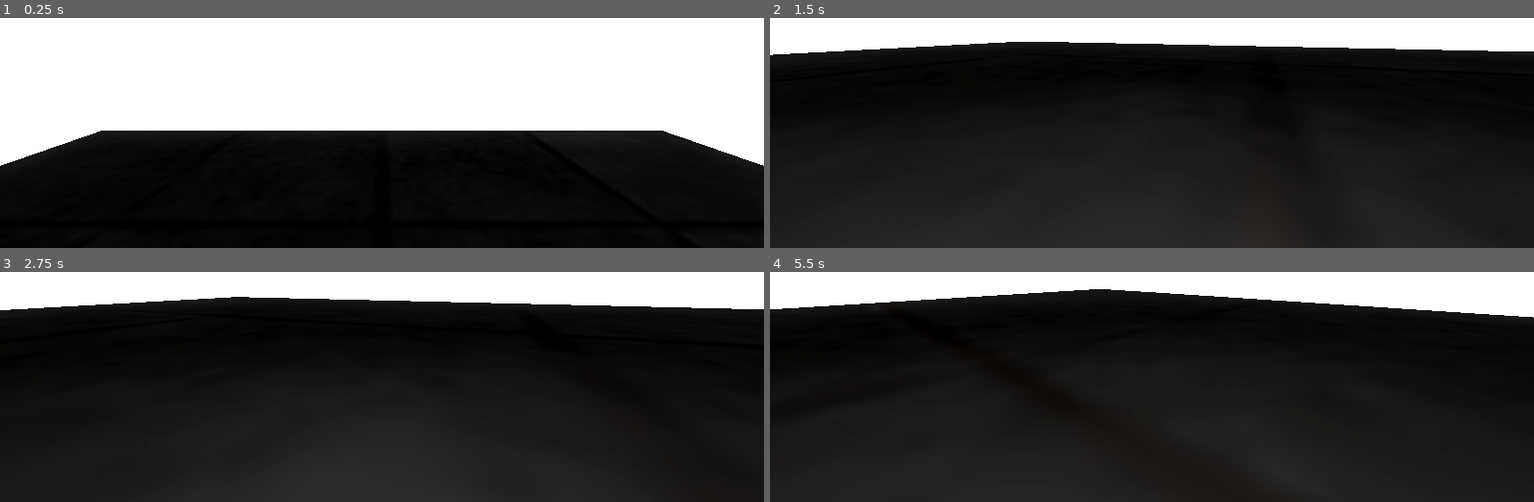
Above: before the commit, frames 1-4 (two rows, left to right).
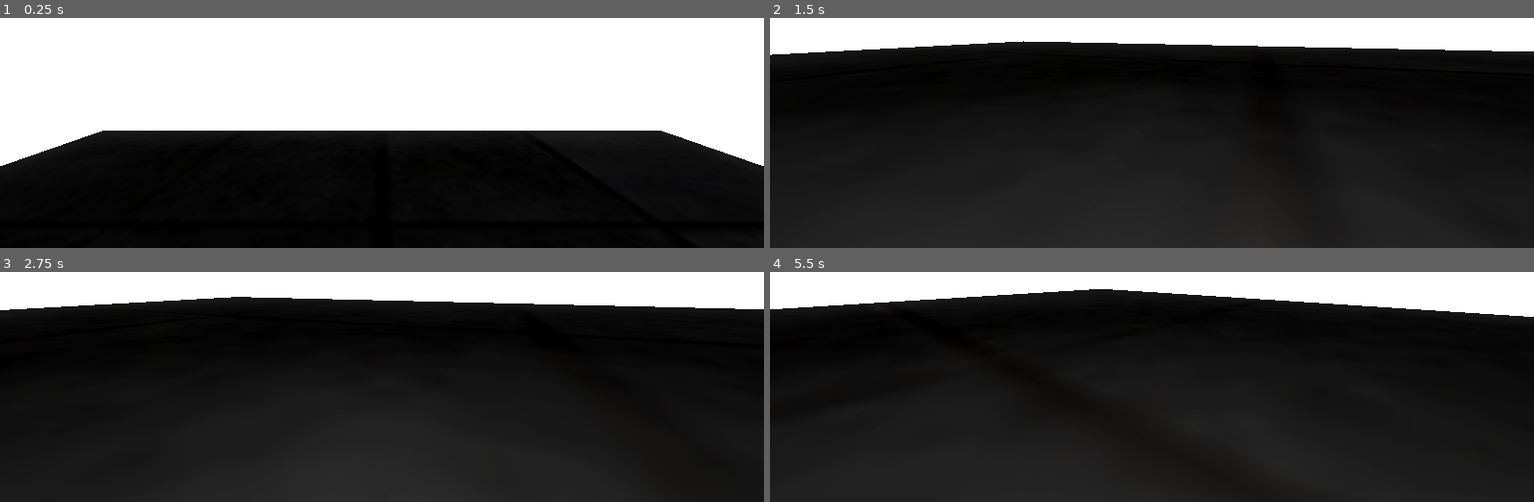
Above: after the commit, the same moments.

Repository: Area9579/Underwater-Jam
Game: Godot game, scene res://Gym/gym.tscn
Same seed, same stepped clock (60 frames per second), same inputs: the game is played once before the commit and once after it.
Inputs (mouse positions are in pixels of both pictures, inside the frame that each line leads up to):
- Up to frame 1 (0.25 s): no input
- Up to frame 2 (1.5 s): tap E (debug_toggle) at 0.5, 1.25 s; move the mouse to (1190, 31) at 0.52 s; hold F (equip) 0.53-1.28 s; hold W (forward) from 0.53 s (still down); move the mouse to (1113, 34) at 1.27 s; click (1113, 34) at 1.35 s
- Up to frame 3 (2.75 s): keep holding W (forward); tap E (debug_toggle) at 2 s; move the mouse to (397, 278) at 2.02 s; hold F (equip) from 2.03 s (still down)
- Up to frame 4 (5.5 s): keep holding W (forward); tap E (debug_toggle) at 2.75, 3.5, 4.25 s; move the mouse to (1144, 295) at 2.77 s; release F (equip) at 2.78 s; click (1144, 295) at 2.85 s; move the mouse to (1205, 292) at 3.52 s; hold F (equip) 3.53-4.28 s; move the mouse to (1090, 281) at 4.27 s; click (1090, 281) at 4.35 s; move the mouse to (1159, 288) at 5.02 s; hold F (equip) from 5.03 s (still down)

The runs differ from the first frame. In frame 1, less than 0.1% of the frame differs, in the area x 0-100%, y 48-65%; in frame 2, less than 0.1%; in frame 3, less than 0.1%; in frame 4, less than 0.1%.

Commit message:
fix camera jitter

Diff:
--- a/Content/Player/player.gd
+++ b/Content/Player/player.gd
@@ -12,7 +12,7 @@
 var sheet_equiped : bool = false
 
 
-func _process(_delta: float) -> void:
+func _physics_process(delta: float) -> void:
 	if interaction_raycast.is_colliding() and Input.is_action_pressed("interact"):
 		hand_icon.texture = HAND_CLOSED
 		hand_icon.show()
--- a/Gym/gym.gd
+++ b/Gym/gym.gd
@@ -12,7 +12,7 @@
 
 
 # Called every frame. 'delta' is the elapsed time since the previous frame.
-func _process(_delta: float) -> void:
+func _physics_process(_delta: float) -> void:
 	# 'E' key
 	if Input.is_action_just_pressed("debug_toggle"):
 		player.look_enabled = !player.look_enabled
--- a/project.godot
+++ b/project.godot
@@ -96,6 +96,7 @@
 [physics]
 
 3d/physics_engine="Jolt Physics"
+common/physics_interpolation=true
 
 [rendering]
 
